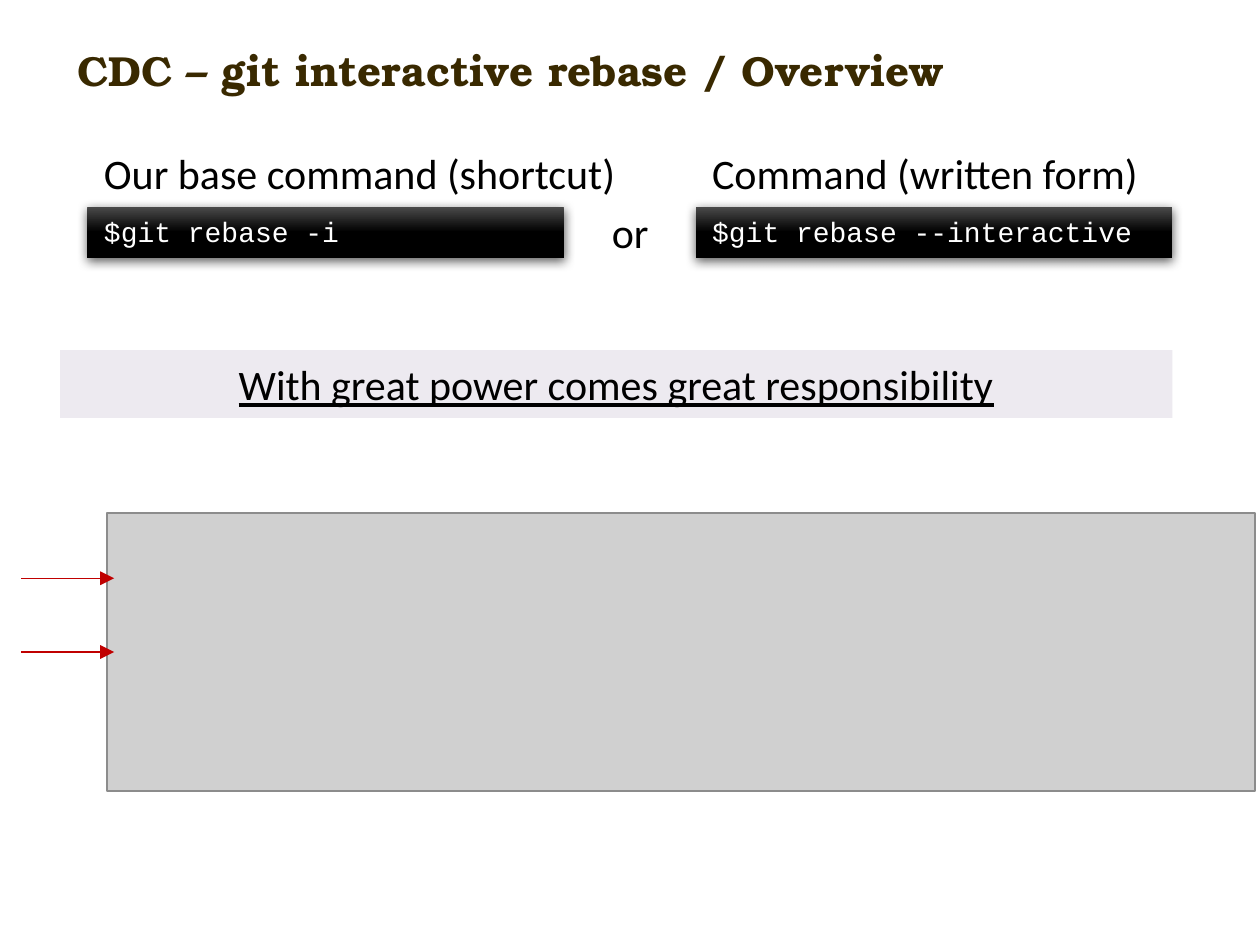
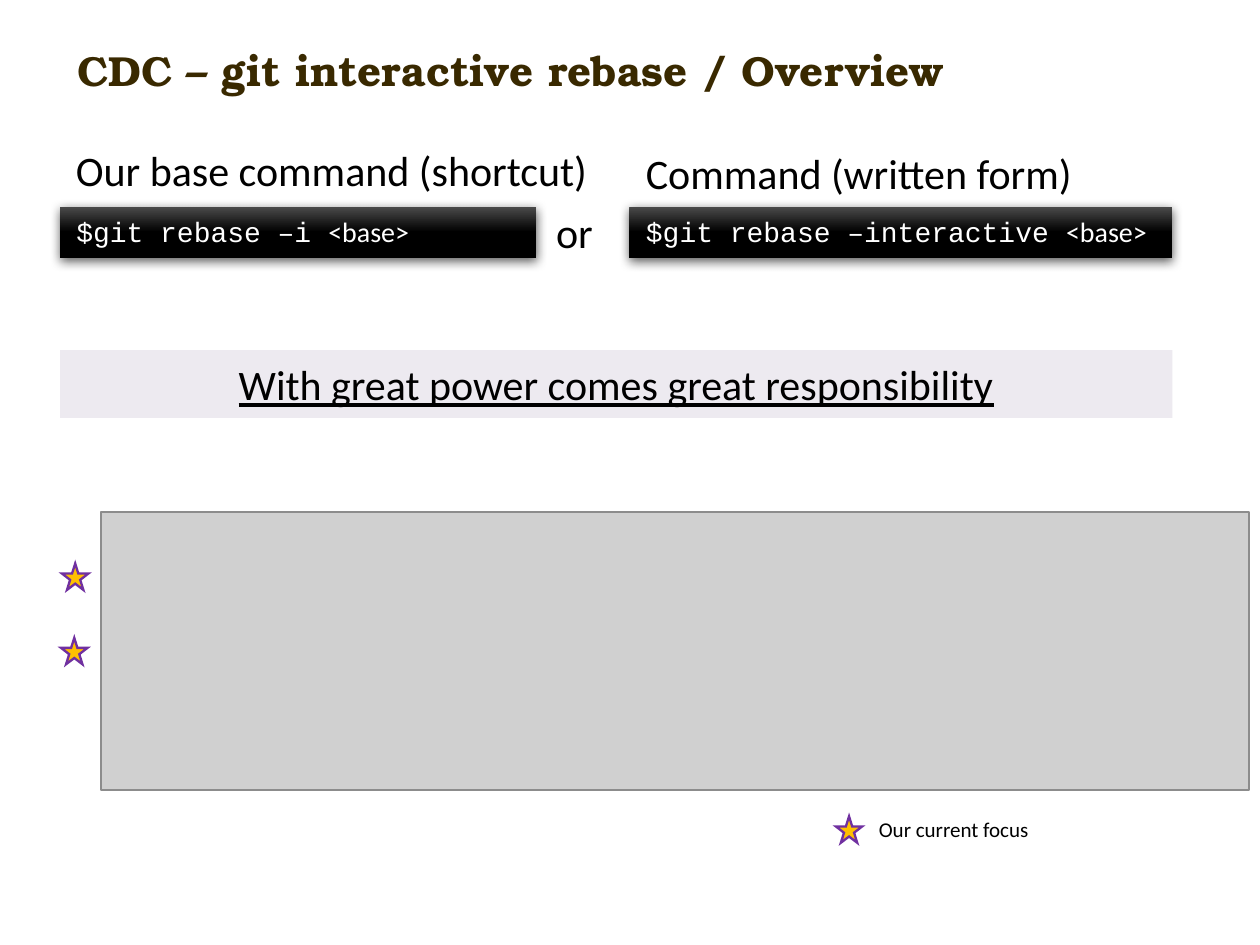
Before and after one commit to carlmitrais/wisdom, a slide deck: slide 6 of cdc_git_ws2.pptx. Drawn at 1260x945 pixels with LibreOffice and Linux fonts; fonts in the diff are those of the drawing; grey boxes stand for pictures; background and template pictures are left out. Boxes give left, top, right and bottom in pixels: in the first picture for what was removed or moved away, otherwise in the second. Text is boxed around its words. In the diff, an @@ line names an element or a change of style, - is before the commit and + after.

Commit message:
finished initial version, add slide to explain HEAD and how to pick a base to reroll int. rebase

```diff
--- a/cdc_git_ws2.pptx
+++ b/cdc_git_ws2.pptx
@@ text "Our base command (shortcut)": place and size @@
-text "Our base command (shortcut)" at [104, 158, 615, 195]
+text "Our base command (shortcut)" at [76, 155, 587, 192]
@@ text "Command (written form)": place and size @@
-text "Command (written form)" at [712, 158, 1138, 195]
+text "Command (written form)" at [646, 158, 1072, 195]
@@ rectangle "$git rebase –i <base>": place and size @@
-rectangle "$git rebase –i <base>" at [87, 207, 563, 257]
+rectangle "$git rebase –i <base>" at [60, 207, 536, 257]
@@ text "or": place and size @@
-text "or" at [612, 227, 649, 249]
+text "or" at [556, 227, 593, 249]
@@ rectangle "$git rebase –interactive <base>": place and size @@
-rectangle "$git rebase –interactive <base>" at [696, 207, 1173, 257]
+rectangle "$git rebase –interactive <base>" at [630, 207, 1173, 257]
@@ text in rectangle at [76, 222, 409, 248]: text changed @@
-$git rebase -i
+$git rebase –i <base>
@@ text in rectangle at [646, 222, 1147, 248]: text changed @@
-$git rebase --interactive
+$git rebase –interactive <base>
@@ picture: place and size @@
-picture at [108, 512, 1255, 791]
+picture at [101, 512, 1248, 791]
@@ star added at [62, 563, 89, 590], fill #FFC000, outline #7030A0 1 pt @@
@@ arrow removed from (22, 578) to (114, 578) @@
@@ arrow removed from (22, 652) to (114, 652) @@
@@ star added at [60, 638, 87, 665], fill #FFC000, outline #7030A0 1 pt @@
@@ star added at [837, 816, 864, 843], fill #FFC000, outline #7030A0 1 pt @@
@@ text added at [879, 822, 1028, 837], 9 pt, text #000000 @@
+Our current focus
```
Also in this commit, not shown: 1 other slide changed, 2 slides added.
